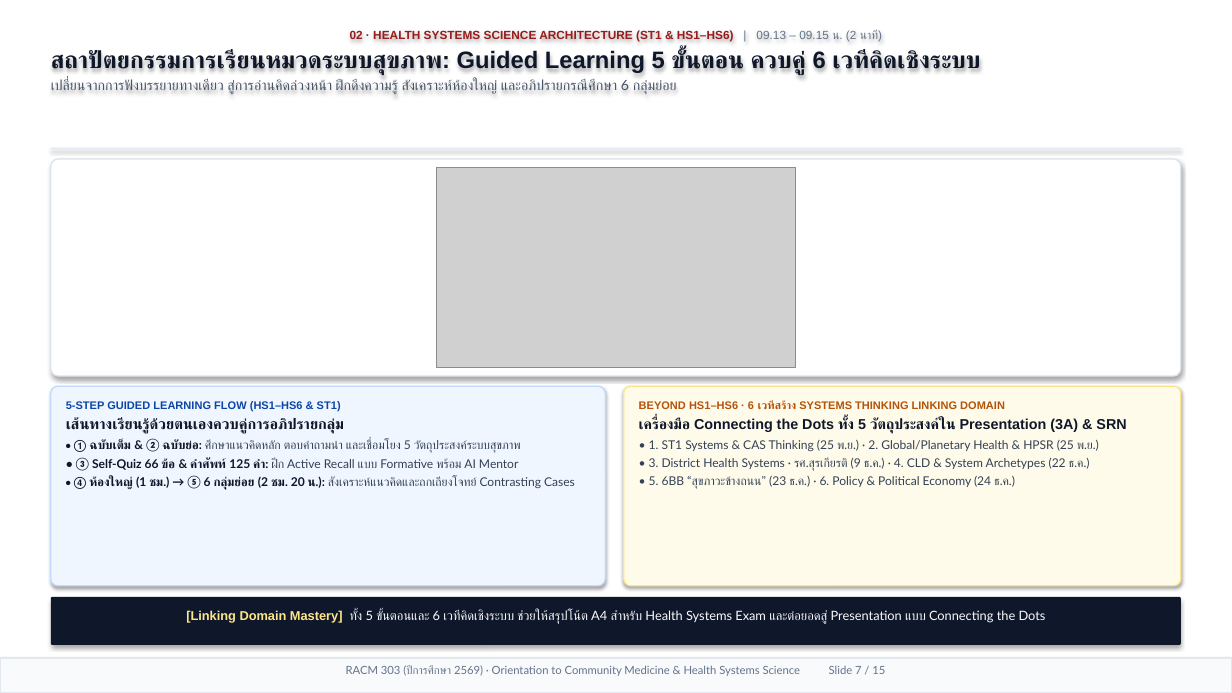
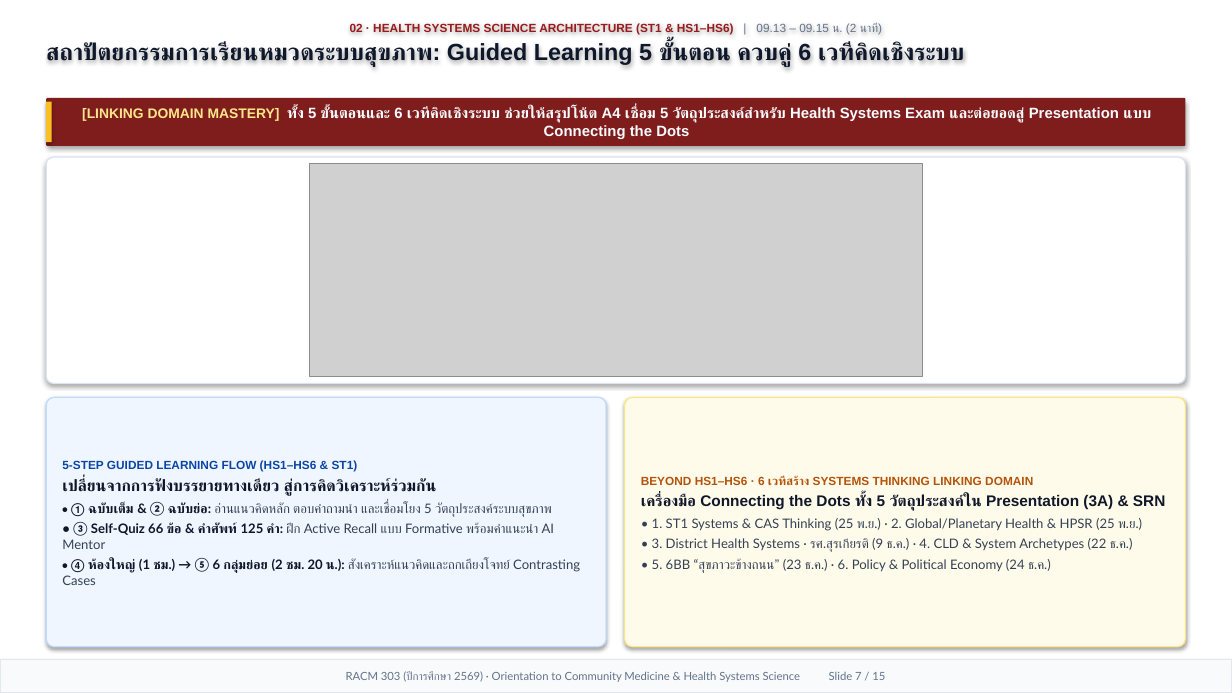
Before and after one commit to smartwoo/racm303-2569-faculty-member, a slide deck: slide 7 of exports/pptx/RACM303_2569_Orientation_Slides.pptx. Drawn at 1232x693 pixels with LibreOffice and Linux fonts; fonts in the diff are those of the drawing; grey boxes stand for pictures. Boxes give left, top, right and bottom in pixels: in the first picture for what was removed or moved away, otherwise in the second. Text is boxed around its words. In the diff, an @@ line names an element or a change of style, - is before the commit and + after.

Commit message:
feat(orientation): upgrade all 15 slides with top key-message banners, full-space Nano Banana visuals, optimized typography & Apple Keynote motion

```diff
--- a/exports/pptx/RACM303_2569_Orientation_Slides.pptx
+++ b/exports/pptx/RACM303_2569_Orientation_Slides.pptx
@@ text "02 · HEALTH SYSTEMS SCIENCE ...": place and size @@
-text "02 · HEALTH SYSTEMS SCIENCE ..." at [51,30,980,95]
+text "02 · HEALTH SYSTEMS SCIENCE ..." at [46,22,964,67]
@@ text "02 · HEALTH SYSTEMS SCIENCE ..." at [46,22,964,67]: size 18.5 to 18.2 pt in "สถาปัตยกรรมการเรียนหมวดระบบสุขภาพ: Guided Learning 5 ขั้นตอน ..."; less space between paragraphs @@
@@ text at [51,79,677,95]: paragraph removed @@
-เปลี่ยนจากการฟังบรรยายทางเดียว สู่การอ่านคิดล่วงหน้า ฝึกดึงความรู้ สังเคราะห์ห้องใหญ่ และอภิปรายกรณีศึกษา 6 กลุ่มย่อย
@@ rounded rectangle "[LINKING DOMAIN MASTERY] ทั้ง 5 ...": place and size @@
-rounded rectangle "[LINKING DOMAIN MASTERY] ทั้ง 5 ..." at [51,597,1181,645]
+rounded rectangle "[LINKING DOMAIN MASTERY] ทั้ง 5 ..." at [46,98,1186,146]
@@ rounded rectangle "[LINKING DOMAIN MASTERY] ทั้ง 5 ..." at [46,98,1186,146]: vertical alignment top to middle; fill #0F172A to #7F1D1D; proportions changed @@
@@ rectangle added at [46,102,52,142], fill #FBBF24 @@
@@ text in rounded rectangle at [82,107,1151,139]: text changed; size 10 to 11.6 pt; font Lato to Arial; bold on @@
-[Linking Domain Mastery] ทั้ง 5 ขั้นตอนและ 6 เวทีคิดเชิงระบบ ช่วยให้สรุปโน้ต A4 สำหรับ Health Systems Exam และต่อยอดสู่ Presentation แบบ Connecting the Dots
+[LINKING DOMAIN MASTERY] ทั้ง 5 ขั้นตอนและ 6 เวทีคิดเชิงระบบ ช่วยให้สรุปโน้ต A4 เชื่อม 5 วัตถุประสงค์สำหรับ Health Systems Exam และต่อยอดสู่ Presentation แบบ Connecting the Dots
@@ rectangle removed at [51,148,1181,149] @@
@@ rounded rectangle: place and size @@
-rounded rectangle at [51,159,1181,376]
+rounded rectangle at [46,157,1186,384]
@@ rounded rectangle at [46,157,1186,384]: proportions changed @@
@@ picture: place and size @@
-picture at [436,167,796,368]
+picture at [310,164,922,377]
@@ rounded rectangle "5-STEP GUIDED LEARNING FLOW (HS1–HS6 ...": place and size @@
-rounded rectangle "5-STEP GUIDED LEARNING FLOW (HS1–HS6 ..." at [51,386,605,586]
+rounded rectangle "5-STEP GUIDED LEARNING FLOW (HS1–HS6 ..." at [46,397,606,647]
@@ rounded rectangle "5-STEP GUIDED LEARNING FLOW (HS1–HS6 ..." at [46,397,606,647]: vertical alignment top to middle; proportions changed @@
@@ rounded rectangle "BEYOND HS1–HS6 · 6 เวทีสร้าง ...": place and size @@
-rounded rectangle "BEYOND HS1–HS6 · 6 เวทีสร้าง ..." at [624,386,1181,586]
+rounded rectangle "BEYOND HS1–HS6 · 6 เวทีสร้าง ..." at [625,397,1186,647]
@@ rounded rectangle "BEYOND HS1–HS6 · 6 เวทีสร้าง ..." at [625,397,1186,647]: size 8.6 to 9.2 pt in "BEYOND HS1–HS6 · 6 เวทีสร้าง SYSTEMS THINKING ..."; size 11.2 to 12 pt in "เครื่องมือ Connecting the Dots ทั้ง 5 วัตถุประสงค์ใน ..."; size 9.4 to 10.2 pt in "• 1. ST1 Systems & CAS Thinking ...", "• 3. District Health Systems · รศ.สุรเกียรติ ...", "• 5. 6BB “สุขภาวะข้างถนน” (23 ธ.ค.) · ..."; vertical alignment top to middle; proportions changed @@
@@ text in rounded rectangle at [62,478,555,549]: text changed; size 9.4 to 10.2 pt @@
-เส้นทางเรียนรู้ด้วยตนเองควบคู่การอภิปรายกลุ่ม
-• ① ฉบับเต็ม & ② ฉบับย่อ: ศึกษาแนวคิดหลัก ตอบคำถามนำ และเชื่อมโยง 5 วัตถุประสงค์ระบบสุขภาพ
-• ③ Self-Quiz 66 ข้อ & คำศัพท์ 125 คำ: ฝึก Active Recall แบบ Formative พร้อม AI Mentor
+เปลี่ยนจากการฟังบรรยายทางเดียว สู่การคิดวิเคราะห์ร่วมกัน
+• ① ฉบับเต็ม & ② ฉบับย่อ: อ่านแนวคิดหลัก ตอบคำถามนำ และเชื่อมโยง 5 วัตถุประสงค์ระบบสุขภาพ
+• ③ Self-Quiz 66 ข้อ & คำศัพท์ 125 คำ: ฝึก Active Recall แบบ Formative พร้อมคำแนะนำ AI Mentor
@@ text in rounded rectangle at [62,460,580,585]: size 8.6 to 9.2 pt in "5-STEP GUIDED LEARNING FLOW (HS1–HS6 & ST1)"; size 9.4 to 10.2 pt in "• ④ ห้องใหญ่ (1 ชม.) → ⑤ ..." @@
@@ rectangle "RACM 303 (ปีการศึกษา 2569) · ..." at [0,660,1232,693]: vertical alignment top to middle @@
```
Also in this commit, not shown: 14 other slides changed, 20 other files.
